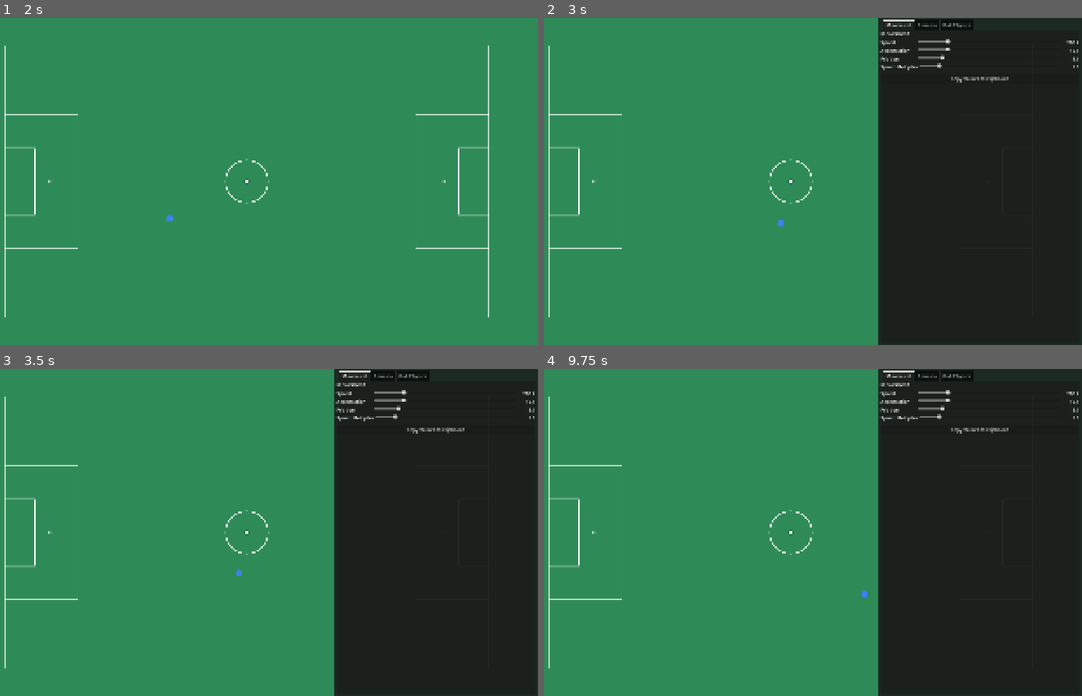
Above: before the commit, frames 1-4 (two rows, left to right).
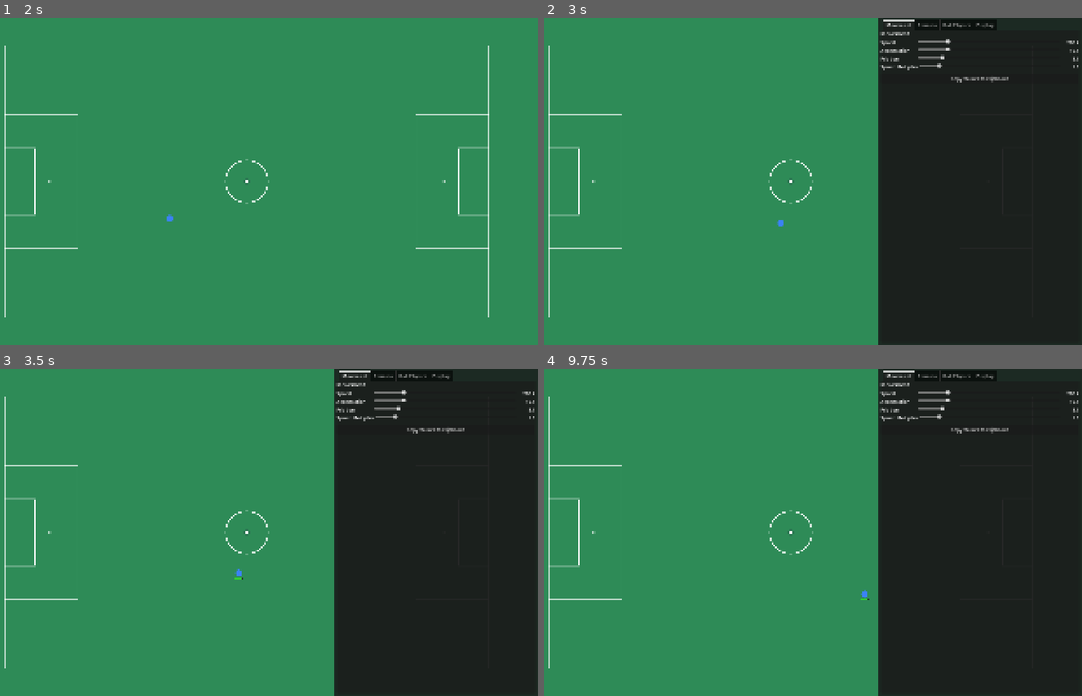
Above: after the commit, the same moments.

Repository: domaki7/pitch-run
Game: Godot game, scene res://levels/main.tscn
Same seed, same stepped clock (60 frames per second), same inputs: the game is played once before the commit and once after it.
Inputs (mouse positions are in pixels of both pictures, inside the frame that each line leads up to):
- Up to frame 1 (2 s): tap Enter at 0.5 s; move the mouse to (376, 165) at 0.52 s; hold D (move_right) 0.53-1.28 s; tap E (pass_ball) at 0.6 s; tap Space at 1.25 s; move the mouse to (129, 197) at 1.27 s; hold S (move_down) from 1.28 s (still down); tap Q (shoot) at 1.35 s
- Up to frame 2 (3 s): tap Enter at 2 s; move the mouse to (850, 109) at 2.02 s; release S (move_down) at 2.03 s; hold D (move_right) 2.03-2.78 s; hold Shift (sprint) 2.03-2.78 s; tap Space at 2.75 s; move the mouse to (759, 246) at 2.77 s; hold W (move_up) from 2.78 s (still down); tap Alt at 2.85 s
- Up to frame 3 (3.5 s): keep holding W (move_up)
- Up to frame 4 (9.75 s): release W (move_up) at 3.5 s; click "Copy Values to Clipboard" at 3.5 s; tap Enter at 4.25 s; move the mouse to (963, 581) at 4.27 s; hold A (move_left) 4.28-5.78 s; tap E (pass_ball) at 4.35, 7.35 s; tap Space at 5 s; move the mouse to (613, 483) at 5.02 s; tap Q (shoot) at 5.1, 8.1 s; move the mouse to (818, 532) at 5.77 s; hold S (move_down) 5.78-6.53 s; hold Shift (sprint) 5.78-6.53 s; move the mouse to (705, 450) at 6.52 s; hold D (move_right) 6.53-7.28 s; tap Alt at 6.6, 9.6 s; move the mouse to (920, 516) at 7.27 s; hold W (move_up) 7.28-8.03 s; move the mouse to (673, 548) at 8.02 s; hold D (move_right) 8.03-8.78 s; move the mouse to (850, 460) at 8.77 s; hold S (move_down) 8.78-9.53 s; hold Shift (sprint) 8.78-9.53 s; move the mouse to (759, 597) at 9.52 s; hold A (move_left) from 9.53 s (still down)

Frame 1 is identical in both runs. In frame 2, 0.1% of the frame differs, in the area x 79-85%, y 0-4%; in frame 3, 0.1%, in the area x 43-85%, y 0-65%; in frame 4, 0.1%.

Commit message:
stage 10

Diff:
--- a/levels/main.tscn
+++ b/levels/main.tscn
@@ -3,7 +3,7 @@
 [ext_resource type="PackedScene" path="res://levels/pitch.tscn" id="1_pitch"]
 [ext_resource type="PackedScene" path="res://src/entities/player/player.tscn" id="2_player"]
 [ext_resource type="PackedScene" path="res://src/entities/ball/ball.tscn" id="3_ball"]
-[ext_resource type="PackedScene" path="res://src/ui/debug/debug_gui.tscn" id="4_debug"]
+[ext_resource type="PackedScene" path="res://src/ui/hud/hud.tscn" id="4_hud"]
 
 [node name="Main" type="Node2D"]
 
@@ -15,7 +15,4 @@
 [node name="Ball" parent="." instance=ExtResource("3_ball")]
 position = Vector2(800, 450)
 
-[node name="DebugLayer" type="CanvasLayer" parent="."]
-layer = 100
-
-[node name="DebugGUI" parent="DebugLayer" instance=ExtResource("4_debug")]
+[node name="HUD" parent="." instance=ExtResource("4_hud")]
--- a/src/entities/player/player.gd
+++ b/src/entities/player/player.gd
@@ -6,6 +6,8 @@
 var stamina_component: StaminaComponent = null
 var ball_control_component: BallControlComponent = null
 var kick_component: KickComponent = null
+var _stamina_bar: ProgressBar = null
+var _state_label: Label = null
 
 func _ready() -> void:
 	state_machine = $StateMachine as StateMachine
@@ -13,15 +15,30 @@
 	stamina_component = $StaminaComponent as StaminaComponent
 	ball_control_component = $BallControlComponent as BallControlComponent
 	kick_component = $KickComponent as KickComponent
+	_stamina_bar = $StaminaBar as ProgressBar
+	_state_label = $StateLabel as Label
 
 	var ball_detection: Area2D = $BallDetectionArea as Area2D
 	ball_detection.body_entered.connect(_on_ball_detection_area_body_entered)
+	stamina_component.stamina_changed.connect(_on_stamina_changed)
+	state_machine.transitioned.connect(_on_state_transitioned)
 
 	GameManager.register_player(self)
 	_start_state_machine.call_deferred()
 
 func _start_state_machine() -> void:
 	state_machine.transition_to(&"IdleState")
+
+func set_state_label_visible(is_visible: bool) -> void:
+	_state_label.visible = is_visible
+
+func _on_stamina_changed(current: float, maximum: float) -> void:
+	_stamina_bar.max_value = maximum
+	_stamina_bar.value = current
+	_stamina_bar.visible = current < maximum
+
+func _on_state_transitioned(_old_name: StringName, new_name: StringName) -> void:
+	_state_label.text = new_name
 
 func _on_ball_detection_area_body_entered(body: Node2D) -> void:
 	if ball_control_component.has_ball:
--- a/src/entities/player/player.tscn
+++ b/src/entities/player/player.tscn
@@ -11,6 +11,12 @@
 [ext_resource type="PackedScene" path="res://src/components/stamina_component.tscn" id="9_stamina"]
 [ext_resource type="PackedScene" path="res://src/components/ball_control_component.tscn" id="10_ball_control"]
 [ext_resource type="PackedScene" path="res://src/components/kick_component.tscn" id="11_kick"]
+
+[sub_resource type="StyleBoxFlat" id="StyleBoxFlat_stamina_bg"]
+bg_color = Color(0.15, 0.15, 0.15, 0.8)
+
+[sub_resource type="StyleBoxFlat" id="StyleBoxFlat_stamina_fill"]
+bg_color = Color(0.2, 0.8, 0.2, 1.0)
 
 [sub_resource type="CircleShape2D" id="CircleShape2D_body"]
 radius = 12.0
@@ -64,3 +70,23 @@
 [node name="BallControlComponent" parent="." instance=ExtResource("10_ball_control")]
 
 [node name="KickComponent" parent="." instance=ExtResource("11_kick")]
+
+[node name="StaminaBar" type="ProgressBar" parent="."]
+visible = false
+offset_left = -16.0
+offset_top = 16.0
+offset_right = 16.0
+offset_bottom = 20.0
+value = 100.0
+show_percentage = false
+theme_override_styles/background = SubResource("StyleBoxFlat_stamina_bg")
+theme_override_styles/fill = SubResource("StyleBoxFlat_stamina_fill")
+
+[node name="StateLabel" type="Label" parent="."]
+visible = false
+offset_left = -40.0
+offset_top = -28.0
+offset_right = 40.0
+offset_bottom = -14.0
+theme_override_font_sizes/font_size = 10
+horizontal_alignment = 1
--- /dev/null
+++ b/src/ui/debug/debug_display_gui.gd
@@ -0,0 +1,30 @@
+extends Control
+
+var _player: Player = null
+
+func setup(player: Player) -> void:
+	_player = player
+	_build_controls()
+
+func _build_controls() -> void:
+	var scroll: ScrollContainer = ScrollContainer.new()
+	scroll.set_anchors_preset(Control.PRESET_FULL_RECT)
+	add_child(scroll)
+
+	var vbox: VBoxContainer = VBoxContainer.new()
+	vbox.size_flags_horizontal = Control.SIZE_EXPAND_FILL
+	scroll.add_child(vbox)
+
+	var header: Label = Label.new()
+	header.text = "Display"
+	header.add_theme_font_size_override("font_size", 18)
+	vbox.add_child(header)
+
+	var checkbox: CheckBox = CheckBox.new()
+	checkbox.text = "Show State Label"
+	checkbox.button_pressed = false
+	vbox.add_child(checkbox)
+
+	checkbox.toggled.connect(func(pressed: bool) -> void:
+		_player.set_state_label_visible(pressed)
+	)
--- a/src/ui/debug/debug_gui.gd
+++ b/src/ui/debug/debug_gui.gd
@@ -45,3 +45,9 @@
 		ball_tab.name = "Ball Physics"
 		_tab_container.add_child(ball_tab)
 		ball_tab.setup(ball, player.kick_component)
+
+	var display_tab: Control = Control.new()
+	display_tab.set_script(preload("res://src/ui/debug/debug_display_gui.gd"))
+	display_tab.name = "Display"
+	_tab_container.add_child(display_tab)
+	display_tab.setup(player)
--- /dev/null
+++ b/src/ui/hud/hud.gd
@@ -0,0 +1 @@
+extends CanvasLayer
--- /dev/null
+++ b/src/ui/hud/hud.tscn
@@ -0,0 +1,10 @@
+[gd_scene load_steps=3 format=3]
+
+[ext_resource type="Script" path="res://src/ui/hud/hud.gd" id="1_hud_script"]
+[ext_resource type="PackedScene" path="res://src/ui/debug/debug_gui.tscn" id="2_debug_gui"]
+
+[node name="HUD" type="CanvasLayer"]
+layer = 100
+script = ExtResource("1_hud_script")
+
+[node name="DebugGUI" parent="." instance=ExtResource("2_debug_gui")]
Not shown: 1 places in src/entities/player/player.tscn that only renumber resources
Not shown, added: src/ui/debug/debug_display_gui.gd.uid
Not shown, added: src/ui/hud/hud.gd.uid
